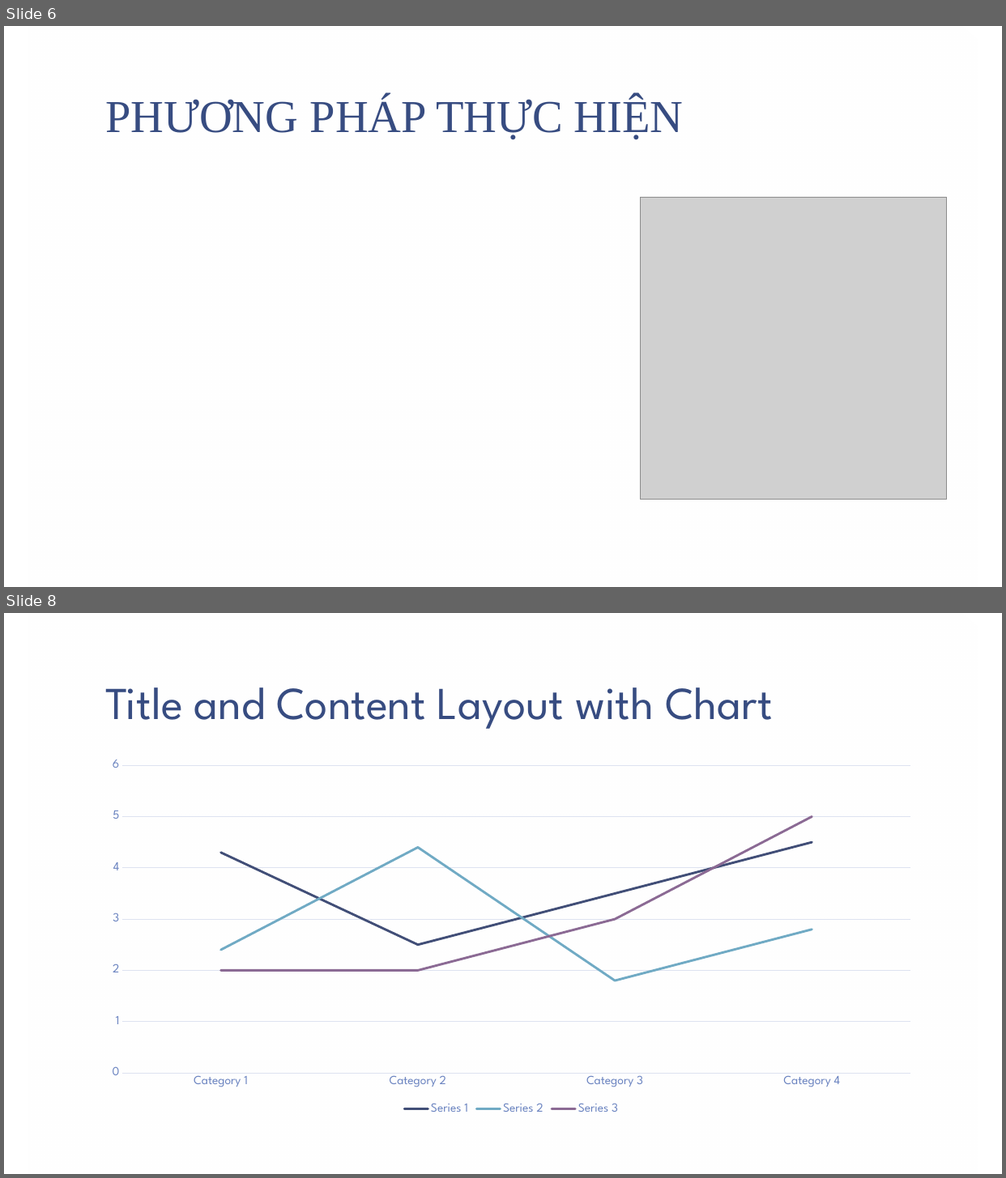
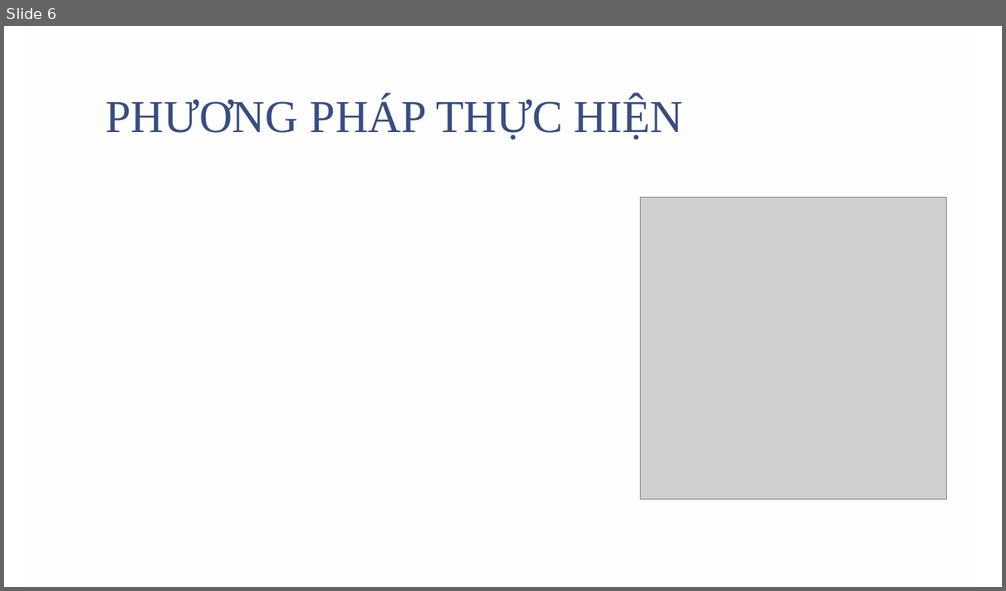
Before and after one commit to trungcpag/machine-CTU, a slide deck: report.pptx. Shown one above the other, each under a label of ours: slides 6 and 8 before the commit, slide 6 after it; the slides between them are not shown. The pictures are 1006x1178 and 1006x591 pixels, drawn with LibreOffice and Linux fonts; fonts in the diff are those of the drawing; grey boxes stand for pictures; background and template pictures are left out. Boxes give left, top, right and bottom in pixels: in the first picture for what was removed or moved away, otherwise in the second. Text is boxed around its words. In the diff, an @@ line names an element or a change of style, - is before the commit and + after.

```diff
--- a/report.pptx
+++ b/report.pptx
@@ slide 8 removed at (x1=4, y1=613, x2=1002, y2=1174), background picture (left out); not listed: 1 template element that a slide beside it also shows @@
@@ title removed at (x1=105, y1=688, x2=772, y2=729) @@
-Title and Content Layout with Chart
@@ line chart removed at (x1=96, y1=752, x2=927, y2=1118) @@
-categories: Category 1, Category 2, Category 3, Category 4
-Series 1: 4.3, 2.5, 3.5, 4.5
-Series 2: 2.4, 4.4, 1.8, 2.8
-Series 3: 2, 2, 3, 5
```
Also in this commit, not shown: 1 slide changed, 1 slide added, 2 other slides removed, 4 other files.
